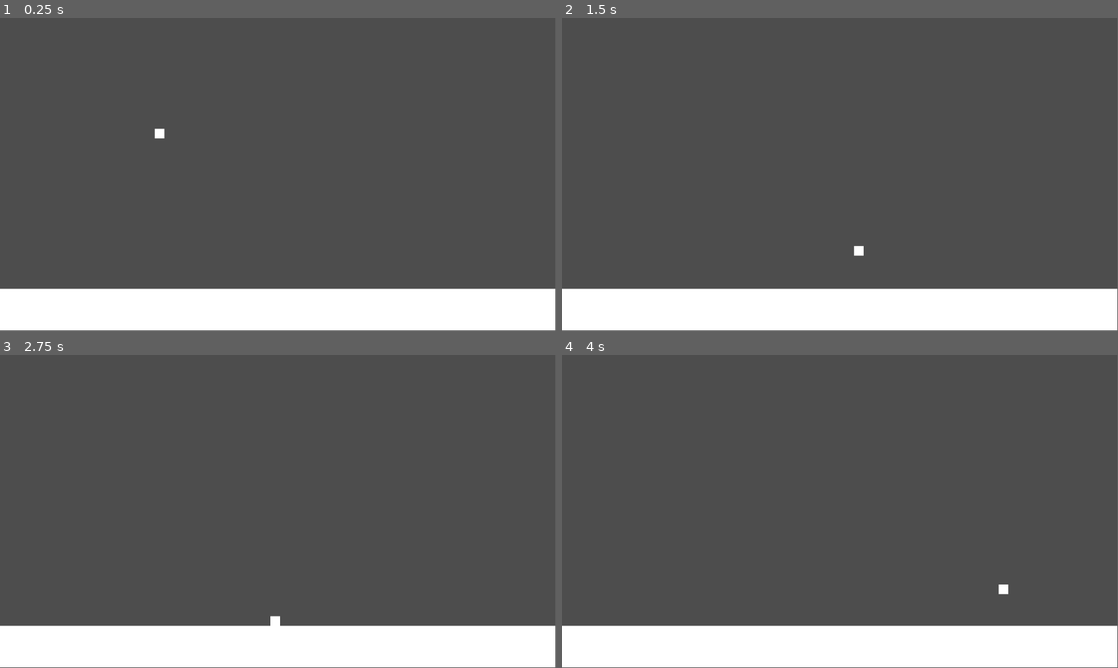
Above: before the commit, frames 1-4 (two rows, left to right).
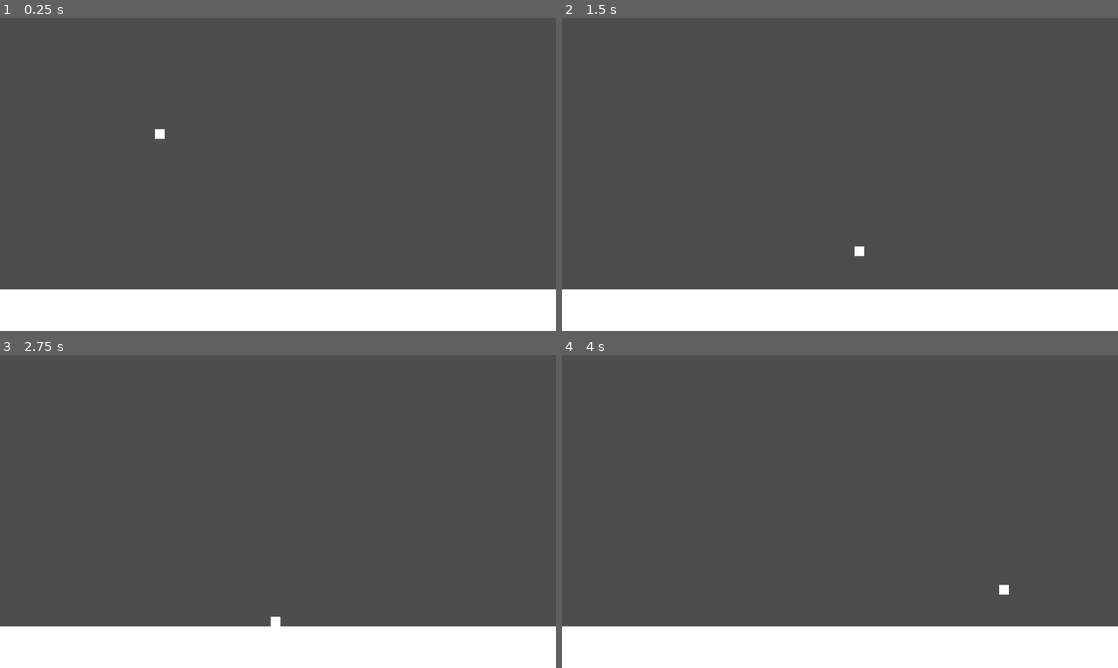
Above: after the commit, the same moments.

Repository: Audxius/Blaze-runner
Game: Godot game, scene res://Scenes/Level1.tscn
Two runs of this game, one before a commit and one after it. Both use one fixed random seed, a clock stepped at 60 frames per second and the inputs below.
Inputs:
- Up to frame 1 (0.25 s): no input
- Up to frame 2 (1.5 s): tap Enter (ui_accept) at 0.5, 0.77, 1.25 s; hold Right (ui_right) from 0.53 s (still down)
- Up to frame 3 (2.75 s): tap Enter (ui_accept) at 1.52 s; release Right (ui_right) at 2.03 s; hold Left (ui_left) from 2.03 s (still down)
- Up to frame 4 (4 s): tap Enter (ui_accept) at 2.75, 3.02, 3.77 s; release Left (ui_left) at 2.78 s; hold Right (ui_right) from 2.78 s (still down)
In our replay, the window is 799x449 before the commit and 800x450 after it. These sizes can differ from the game's own. Grey fills any space a smaller window leaves; there, only what the larger window draws over its background counts as a difference.

The runs differ from the first frame. In frame 1, 0.6% of the frame differs, in the area x 0-100%, y 0-87%; in frame 2, 0.6%; in frame 3, 0.6%; in frame 4, 0.6%.

Commit message:
Level select functionality

Diff:
--- /dev/null
+++ b/Scenes/LevelSelectScreen/LevelSelectButton.gd
@@ -0,0 +1,8 @@
+extends Button
+
+@export var levelPath: NodePath
+
+func _on_pressed():
+	if levelPath == null:
+		return
+	get_tree().change_scene_to_file(levelPath)
--- /dev/null
+++ b/Scenes/LevelSelectScreen/LevelSelectButton.tscn
@@ -0,0 +1,12 @@
+[gd_scene load_steps=2 format=3 uid="uid://ci56xvd5f72us"]
+
+[ext_resource type="Script" path="res://Scenes/LevelSelectScreen/LevelSelectButton.gd" id="1_q52yh"]
+
+[node name="LevelSelectButton" type="Button"]
+custom_minimum_size = Vector2(100, 100)
+offset_right = 124.0
+offset_bottom = 63.0
+text = "Level"
+script = ExtResource("1_q52yh")
+
+[connection signal="pressed" from="." to="." method="_on_pressed"]
--- /dev/null
+++ b/Scenes/LevelSelectScreen/LevelSelectScene.tscn
@@ -0,0 +1,68 @@
+[gd_scene load_steps=2 format=3 uid="uid://dpo75klo2nn18"]
+
+[ext_resource type="PackedScene" uid="uid://ci56xvd5f72us" path="res://Scenes/LevelSelectScreen/LevelSelectButton.tscn" id="1_i7pu7"]
+
+[node name="LevelSelectScene" type="Control"]
+layout_mode = 3
+anchors_preset = 15
+anchor_right = 1.0
+anchor_bottom = 1.0
+grow_horizontal = 2
+grow_vertical = 2
+
+[node name="ColorRect" type="ColorRect" parent="."]
+custom_minimum_size = Vector2(100, 200)
+layout_mode = 1
+anchors_preset = 15
+anchor_right = 1.0
+anchor_bottom = 1.0
+grow_horizontal = 2
+grow_vertical = 2
+color = Color(0.00793485, 0.284178, 0.188802, 1)
+
+[node name="MarginContainer" type="MarginContainer" parent="."]
+layout_mode = 1
+anchors_preset = 15
+anchor_right = 1.0
+anchor_bottom = 1.0
+grow_horizontal = 2
+grow_vertical = 2
+theme_override_constants/margin_left = 100
+theme_override_constants/margin_top = 200
+theme_override_constants/margin_right = 100
+theme_override_constants/margin_bottom = 200
+
+[node name="HBoxContainer" type="HBoxContainer" parent="MarginContainer"]
+layout_mode = 2
+size_flags_horizontal = 4
+size_flags_vertical = 4
+
+[node name="GridContainer" type="GridContainer" parent="MarginContainer/HBoxContainer"]
+layout_mode = 2
+theme_override_constants/h_separation = 50
+columns = 5
+
+[node name="LevelSelectButton" parent="MarginContainer/HBoxContainer/GridContainer" instance=ExtResource("1_i7pu7")]
+layout_mode = 2
+text = "Level 1"
+levelPath = NodePath("res://Scenes/Level1.tscn")
+
+[node name="LevelSelectButton2" parent="MarginContainer/HBoxContainer/GridContainer" instance=ExtResource("1_i7pu7")]
+layout_mode = 2
+text = "Level 2"
+levelPath = NodePath("res://Scenes/Levels/Level2.tscn")
+
+[node name="LevelSelectButton3" parent="MarginContainer/HBoxContainer/GridContainer" instance=ExtResource("1_i7pu7")]
+layout_mode = 2
+text = "Level 3"
+levelPath = NodePath("res://Scenes/Levels/Level3.tscn")
+
+[node name="LevelSelectButton4" parent="MarginContainer/HBoxContainer/GridContainer" instance=ExtResource("1_i7pu7")]
+layout_mode = 2
+text = "Level 4"
+levelPath = NodePath("res://Scenes/Levels/Level4.tscn")
+
+[node name="LevelSelectButton5" parent="MarginContainer/HBoxContainer/GridContainer" instance=ExtResource("1_i7pu7")]
+layout_mode = 2
+text = "Level 5"
+levelPath = NodePath("res://Scenes/Levels/Level5.tscn")
--- /dev/null
+++ b/Scenes/Levels/Level2.tscn
@@ -0,0 +1,15 @@
+[gd_scene load_steps=2 format=3 uid="uid://cpenw5jyp0ecj"]
+
+[ext_resource type="PackedScene" uid="uid://ci56xvd5f72us" path="res://Scenes/LevelSelectScreen/LevelSelectButton.tscn" id="1_4s01j"]
+
+[node name="Level2" type="Node2D"]
+
+[node name="Label" type="Label" parent="."]
+offset_left = 491.0
+offset_top = 249.0
+offset_right = 531.0
+offset_bottom = 272.0
+text = "Level2"
+
+[node name="LevelSelectButton" parent="." instance=ExtResource("1_4s01j")]
+levelPath = NodePath("res://Scenes/LevelSelectScreen/LevelSelectScene.tscn")
--- /dev/null
+++ b/Scenes/Levels/Level3.tscn
@@ -0,0 +1,15 @@
+[gd_scene load_steps=2 format=3 uid="uid://dvh1sco4dfdp0"]
+
+[ext_resource type="PackedScene" uid="uid://ci56xvd5f72us" path="res://Scenes/LevelSelectScreen/LevelSelectButton.tscn" id="1_7vfx0"]
+
+[node name="Level3" type="Node2D"]
+
+[node name="Label" type="Label" parent="."]
+offset_left = 491.0
+offset_top = 249.0
+offset_right = 531.0
+offset_bottom = 272.0
+text = "Level3"
+
+[node name="LevelSelectButton" parent="." instance=ExtResource("1_7vfx0")]
+levelPath = NodePath("res://Scenes/LevelSelectScreen/LevelSelectScene.tscn")
--- /dev/null
+++ b/Scenes/Levels/Level4.tscn
@@ -0,0 +1,15 @@
+[gd_scene load_steps=2 format=3 uid="uid://bblo1fsa8ksnt"]
+
+[ext_resource type="PackedScene" uid="uid://ci56xvd5f72us" path="res://Scenes/LevelSelectScreen/LevelSelectButton.tscn" id="1_8dx8h"]
+
+[node name="Level4" type="Node2D"]
+
+[node name="Label" type="Label" parent="."]
+offset_left = 491.0
+offset_top = 249.0
+offset_right = 531.0
+offset_bottom = 272.0
+text = "Level4"
+
+[node name="LevelSelectButton" parent="." instance=ExtResource("1_8dx8h")]
+levelPath = NodePath("res://Scenes/LevelSelectScreen/LevelSelectScene.tscn")
--- /dev/null
+++ b/Scenes/Levels/Level5.tscn
@@ -0,0 +1,15 @@
+[gd_scene load_steps=2 format=3 uid="uid://cknjnvpklaols"]
+
+[ext_resource type="PackedScene" uid="uid://ci56xvd5f72us" path="res://Scenes/LevelSelectScreen/LevelSelectButton.tscn" id="1_vq8rg"]
+
+[node name="Level5" type="Node2D"]
+
+[node name="Label" type="Label" parent="."]
+offset_left = 491.0
+offset_top = 249.0
+offset_right = 531.0
+offset_bottom = 272.0
+text = "Level5"
+
+[node name="LevelSelectButton" parent="." instance=ExtResource("1_vq8rg")]
+levelPath = NodePath("res://Scenes/LevelSelectScreen/LevelSelectScene.tscn")
--- a/project.godot
+++ b/project.godot
@@ -15,6 +15,10 @@
 config/features=PackedStringArray("4.2", "Mobile")
 config/icon="res://icon.svg"
 
+[display]
+
+window/stretch/mode="viewport"
+
 [rendering]
 
 renderer/rendering_method="mobile"
